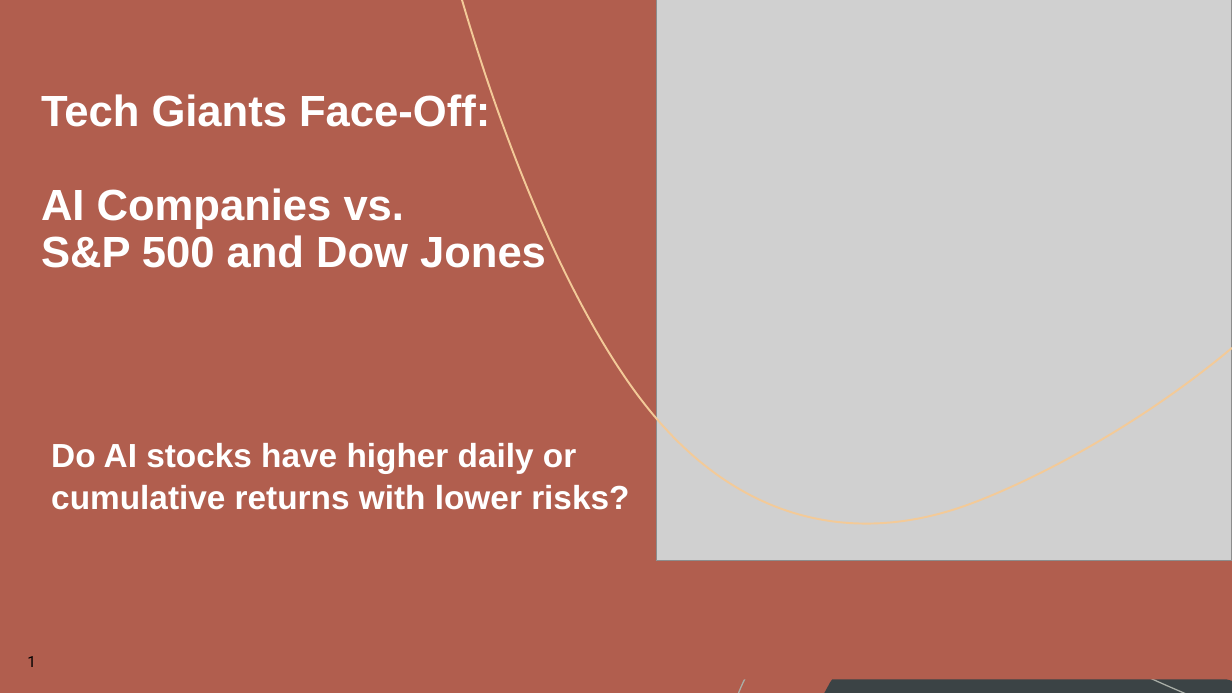
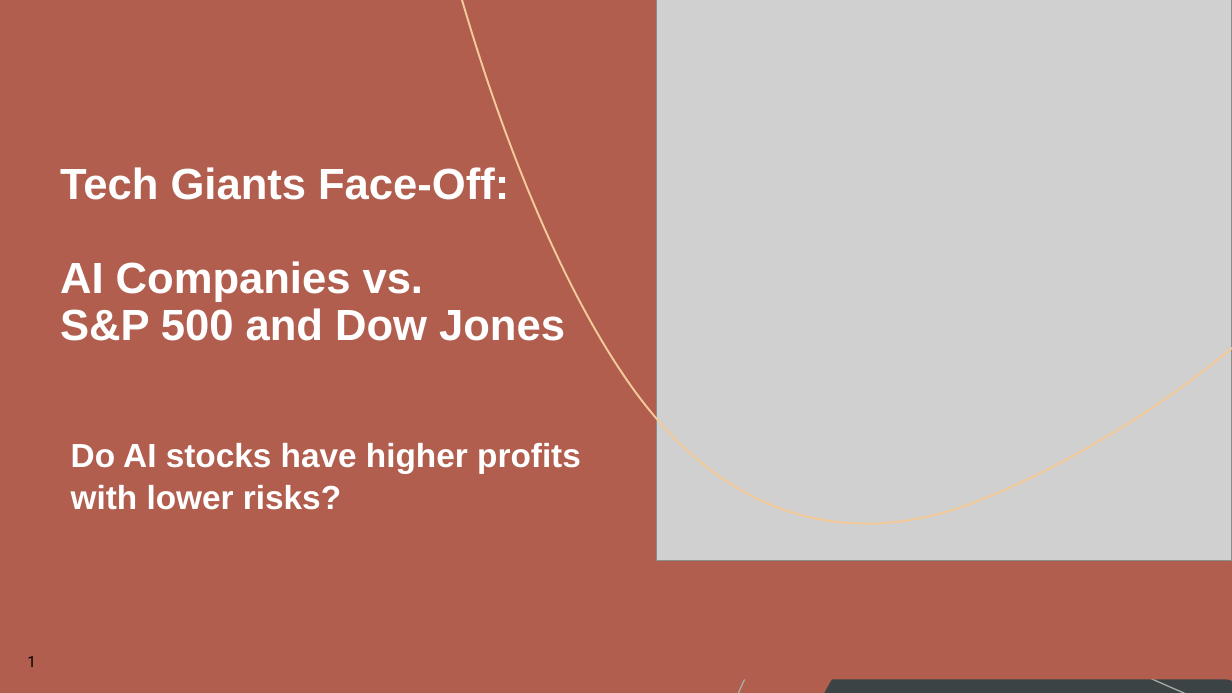
Before and after one commit to LegallyNotBlonde/Project-1, a slide deck: slide 1 of AIStocksProject/Presentation_Tech_Giants_Face_Off.pptx. Drawn at 1232x693 pixels with LibreOffice and Linux fonts; fonts in the diff are those of the drawing; grey boxes stand for pictures. Boxes give left, top, right and bottom in pixels: in the first picture for what was removed or moved away, otherwise in the second. Text is boxed around its words. In the diff, an @@ line names an element or a change of style, - is before the commit and + after.

Commit message:
updates

```diff
--- a/AIStocksProject/Presentation_Tech_Giants_Face_Off.pptx
+++ b/AIStocksProject/Presentation_Tech_Giants_Face_Off.pptx
@@ title "Tech Giants Face-Off: AI Companies ...": place and size @@
-title "Tech Giants Face-Off: AI Companies ..." at [41,94,546,268]
+title "Tech Giants Face-Off: AI Companies ..." at [60,167,565,341]
@@ subtitle at [71,443,581,510]: text changed @@
-Do AI stocks have higher daily or cumulative returns with lower risks?
+Do AI stocks have higher profits with lower risks?
```
Also in this commit, not shown: 2 other slides changed.
